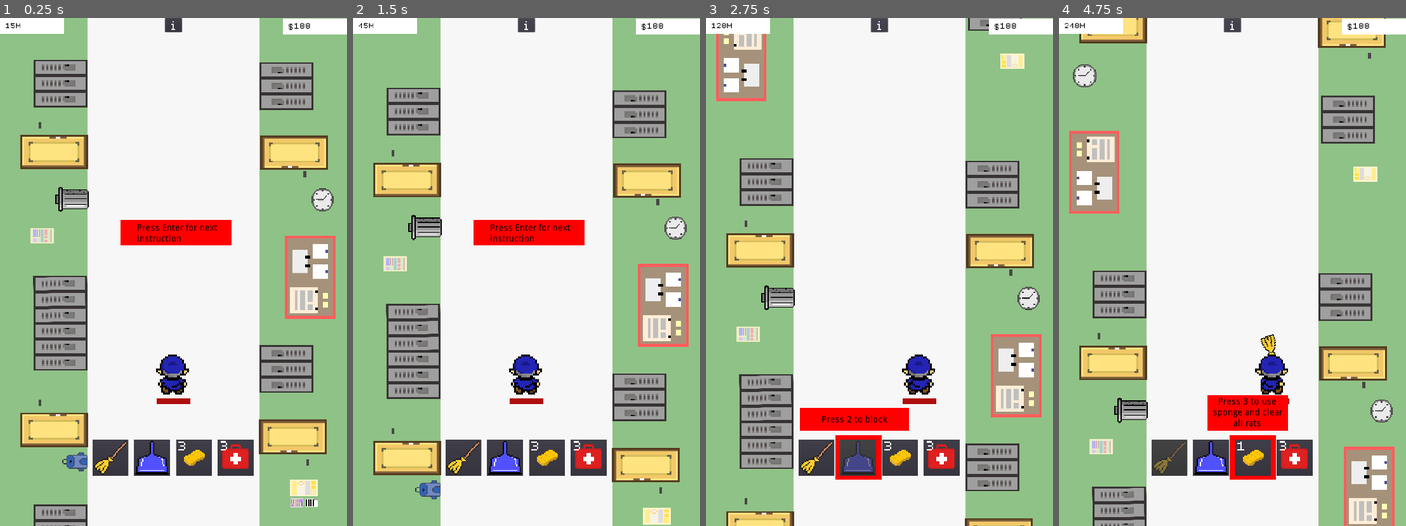
Above: before the commit, frames 1-4 (left to right).
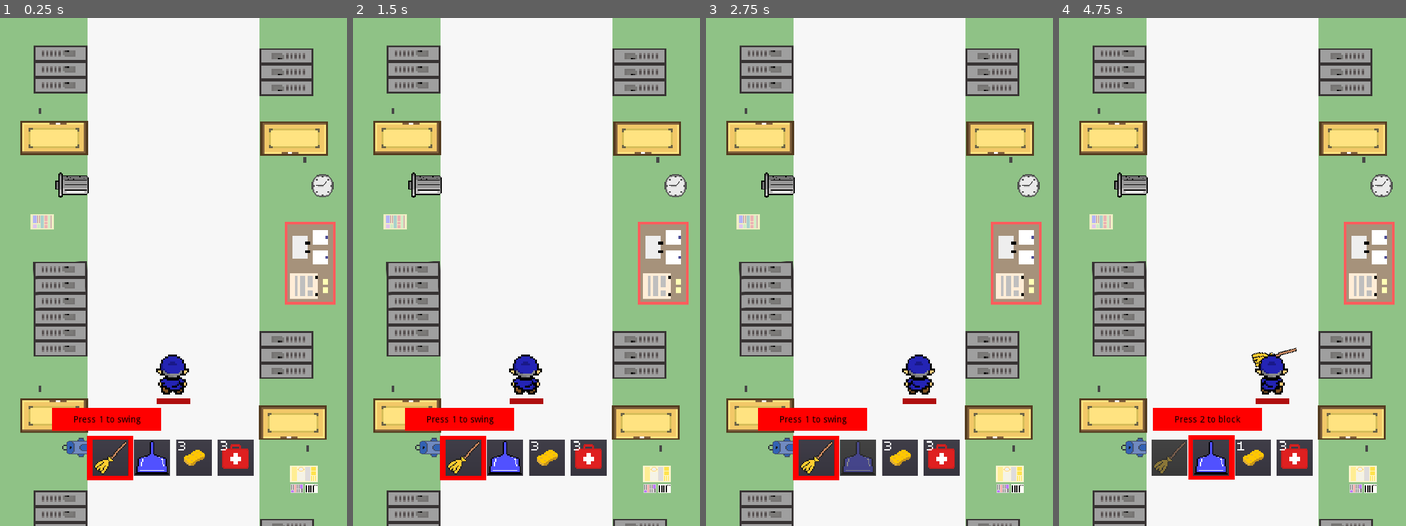
Above: after the commit, the same moments.

Repository: TheBroham7/Project-Sweep
Game: Godot game, scene res://scenes/Tutorial.tscn
Two runs of this game, one before a commit and one after it. Both use one fixed random seed, a clock stepped at 60 frames per second and the inputs below. This scene is started directly instead of the project's main scene.
Inputs (mouse positions are in pixels of both pictures, inside the frame that each line leads up to):
- Up to frame 1 (0.25 s): no input
- Up to frame 2 (1.5 s): click (526, 23) at 0.5 s, where only the run before the commit has a clickable "i"; click (526, 23) at 1.25 s, where only the run before the commit has a clickable "i"
- Up to frame 3 (2.75 s): tap Enter (next) at 2, 2.3 s; hold Right (right) from 2.03 s (still down); tap 2 (defend) at 2.1 s
- Up to frame 4 (4.75 s): release Right (right) at 2.78 s; hold Left (left) 2.78-3.53 s; tap Enter (next) at 2.85 s; tap 3 (power1) at 3.05, 3.6 s; hold Right (right) from 3.53 s (still down); tap 4 (power2) at 3.8, 4.35 s; tap 1 (swing) at 4.55 s

The runs differ from the first frame. In frame 1, 21% of the frame differs, in the area x 0-100%, y 0-100%; in frame 2, 30%; in frame 3, 30%; in frame 4, 29%.
Error before the commit: Invalid set index 'text' (on base: 'null instance') with value of type 'String'. (res://scripts/Pause.gd:7)

Commit message:
tutorial_update
previous action now triggers the next action instead of pressing enter. stops at 1000M and sends them back to main menu. got rid of pause button

Diff:
--- a/scenes/Tutorial.tscn
+++ b/scenes/Tutorial.tscn
@@ -1,18 +1,12 @@
-[gd_scene load_steps=12 format=2]
+[gd_scene load_steps=9 format=2]
 
 [ext_resource path="res://scenes/school_background.tscn" type="PackedScene" id=1]
 [ext_resource path="res://scenes/player.tscn" type="PackedScene" id=2]
-[ext_resource path="res://scenes/HUD.tscn" type="PackedScene" id=3]
 [ext_resource path="res://scripts/tutorial.gd" type="Script" id=4]
 [ext_resource path="res://scenes/weapon_buttons.tscn" type="PackedScene" id=5]
 [ext_resource path="res://scenes/power_ups.tscn" type="PackedScene" id=6]
-[ext_resource path="res://scripts/Pause.gd" type="Script" id=7]
 [ext_resource path="res://assets/music/gameover.wav" type="AudioStream" id=8]
 [ext_resource path="res://assets/fonts/dogica/OTF/dogicapixel.otf" type="DynamicFontData" id=9]
-
-[sub_resource type="DynamicFont" id=1]
-size = 32
-font_data = ExtResource( 9 )
 
 [sub_resource type="DynamicFont" id=2]
 size = 32
@@ -36,13 +30,10 @@
 [node name="Player" parent="." instance=ExtResource( 2 )]
 position = Vector2( 540, 1112 )
 
-[node name="HUD" parent="." instance=ExtResource( 3 )]
-
 [node name="MobTimer" type="Timer" parent="."]
 wait_time = 0.1
 
 [node name="Explanation1" type="ColorRect" parent="."]
-visible = false
 modulate = Color( 1, 0, 0, 1 )
 margin_left = 161.0
 margin_top = 1212.0
@@ -64,24 +55,6 @@
 margin_top = 31.5
 margin_right = 93.0
 margin_bottom = 100.5
-
-[node name="StartLabel" type="ColorRect" parent="."]
-modulate = Color( 1, 0, 0, 1 )
-margin_left = 376.0
-margin_top = 629.0
-margin_right = 720.0
-margin_bottom = 707.0
-
-[node name="Label" type="Label" parent="StartLabel"]
-self_modulate = Color( 0, 0, 0, 1 )
-margin_left = 51.0
-margin_top = 11.0
-margin_right = 179.0
-margin_bottom = 42.0
-rect_scale = Vector2( 2, 2 )
-text = "Press Enter for next instruction"
-valign = 1
-autowrap = true
 
 [node name="Explanation2" type="ColorRect" parent="."]
 visible = false
@@ -134,6 +107,7 @@
 margin_bottom = 128.0
 
 [node name="Explanation4" type="ColorRect" parent="."]
+visible = false
 modulate = Color( 1, 0, 0, 1 )
 margin_left = 591.0
 margin_top = 1173.0
@@ -188,96 +162,27 @@
 [node name="BossSpawnPoint" type="Position2D" parent="."]
 position = Vector2( 540, 96 )
 
-[node name="pause_button" type="CanvasLayer" parent="."]
-layer = 100
-
-[node name="Button" type="Button" parent="pause_button"]
-anchor_left = 0.5
-anchor_right = 0.5
-margin_left = -26.0
-margin_right = 26.0
-margin_bottom = 44.0
-custom_fonts/font = SubResource( 1 )
-text = "i"
-
-[node name="Pause" type="Control" parent="pause_button/Button"]
-pause_mode = 2
-visible = false
-margin_right = 486.0
-margin_bottom = 4123.0
-script = ExtResource( 7 )
-
-[node name="Background" type="ColorRect" parent="pause_button/Button/Pause"]
-margin_left = -214.0
-margin_right = 480.0
-margin_bottom = 720.0
-color = Color( 0.0352941, 0.403922, 0.0235294, 0.658824 )
-
-[node name="RichTextLabel" type="RichTextLabel" parent="pause_button/Button/Pause/Background"]
-margin_right = 476.0
-margin_bottom = 4142.0
-custom_fonts/mono_font = SubResource( 1 )
-custom_fonts/bold_italics_font = SubResource( 1 )
-custom_fonts/italics_font = SubResource( 1 )
-custom_fonts/bold_font = SubResource( 1 )
-custom_fonts/normal_font = SubResource( 1 )
-text = "
-
-
-
-User Instructions:
-
-
-> Click the broom to strike.
-
-> Click  the dustpan to dodge.
-
-> Use the sponge to wipe out all enemies.
-
-> Use the first aid kit to regain some health.
-"
-
-[node name="button_dupe" type="Button" parent="pause_button/Button/Pause"]
-margin_right = 52.0
-margin_bottom = 44.0
-custom_fonts/font = SubResource( 1 )
-text = "i"
-
 [node name="GameOver" type="AudioStreamPlayer" parent="."]
 stream = ExtResource( 8 )
 
 [node name="WaitTime" type="Timer" parent="."]
 wait_time = 1.5
 
-[node name="Game_over" type="Label" parent="."]
+[node name="good_luck" type="Label" parent="."]
 margin_left = 416.0
 margin_top = 672.0
 margin_right = 660.0
 margin_bottom = 735.0
 custom_fonts/font = SubResource( 2 )
-text = "GAME OVER"
-
-[node name="Stage_clear" type="Label" parent="."]
-visible = false
-margin_left = 100.0
-margin_top = 311.0
-margin_right = 364.0
-margin_bottom = 374.0
-custom_fonts/font = SubResource( 2 )
-text = "STAGE CLEAR"
+text = "Good Luck!"
 
 [connection signal="boss_is_spawned" from="." to="Player" method="_on_main_boss_is_spawned"]
 [connection signal="body_entered" from="Player" to="Player" method="_on_Player_body_entered"]
 [connection signal="dead" from="Player" to="." method="game_over"]
-[connection signal="update_coins" from="Player" to="HUD" method="_on_Player_update_coins"]
 [connection signal="update_first_aid_count" from="Player" to="power_ups" method="_on_Player_update_first_aid_count"]
-[connection signal="boss_spawn" from="HUD" to="." method="_on_HUD_boss_spawn"]
-[connection signal="stop_scroll" from="HUD" to="SchoolBackground" method="_on_HUD_stop_scroll"]
 [connection signal="timeout" from="MobTimer" to="." method="_on_MobTimer_timeout"]
 [connection signal="first_aid" from="power_ups" to="Player" method="_on_power_ups_first_aid"]
 [connection signal="sponge" from="power_ups" to="power_ups" method="_on_power_ups_sponge"]
 [connection signal="block" from="weapon_buttons" to="Player" method="_on_weapon_buttons_block"]
 [connection signal="swing" from="weapon_buttons" to="Player" method="_on_weapon_buttons_swing"]
-[connection signal="pressed" from="pause_button/Button" to="pause_button/Button/Pause" method="_on_Button_pressed"]
-[connection signal="pressed" from="pause_button/Button/Pause/button_dupe" to="pause_button/Button/Pause" method="_on_button_dupe_pressed"]
 [connection signal="timeout" from="WaitTime" to="." method="_on_WaitTime_timeout"]
--- a/scripts/tutorial.gd
+++ b/scripts/tutorial.gd
@@ -5,15 +5,19 @@
 var classroom_boss = preload("res://scenes/classroom_boss.tscn")
 signal boss_is_spawned
 var spawnList = [Vector2(415,-20), Vector2(540, -20), Vector2(665,-20)]
-onready var current_explanation = $StartLabel
+onready var current_explanation = $Explanation1
+signal next
+var action = "swing"
+var score = 0
+onready var count = false
 
 func _ready():
-	$Explanation1.hide()
+	$SchoolBackground._on_HUD_stop_scroll()
 	$Explanation2.hide()
 	$Explanation3.hide()
 	$Explanation4.hide()
 	$Explanation5.hide()
-	$Game_over.hide()
+	$good_luck.hide()
 
 func _on_MobTimer_timeout():
 	# Spawn rat
@@ -24,26 +28,38 @@
 	$MobTimer.start()
 
 func _process(_delta):
-	$HUD.update_score()
-	if Input.is_action_just_pressed("next"):
-		explanation()
+	if Input.is_action_just_pressed(action):
+			explanation()
+	if count == true:
+		score += 1
+		if score == 850:
+			$good_luck.show()
+		if score > 1000:
+			get_tree().change_scene("res://scenes/main_menu.tscn")
+
 
 func explanation():
 	current_explanation.hide()
 	if current_explanation == $Explanation5:
-		$MobTimer.start()
+
 		return
-	if current_explanation == $StartLabel:
-		current_explanation = $Explanation1
 	elif current_explanation == $Explanation1:
 		current_explanation = $Explanation2
+		action = "defend"
 	elif current_explanation == $Explanation2:
 		current_explanation = $Explanation3
+		action = "power1"
+		$SchoolBackground._on_main_continuing()
+		$MobTimer.start()
+		count = true
 	elif current_explanation == $Explanation3:
 		current_explanation = $Explanation4
+		action = "power2"
 	elif current_explanation == $Explanation4:
 		current_explanation = $Explanation5
+		action = "left"
 	current_explanation.show()
+
 
 
 func _on_HUD_boss_spawn():
@@ -61,7 +77,6 @@
 
 
 func game_over():
-	$Game_over.show()
 	$WaitTime.start()
 	set_process(false)
 	$MobTimer.stop()
Not shown, changed: builds/mac/mac.zip
Not shown, changed: builds/windows/windows.pck
